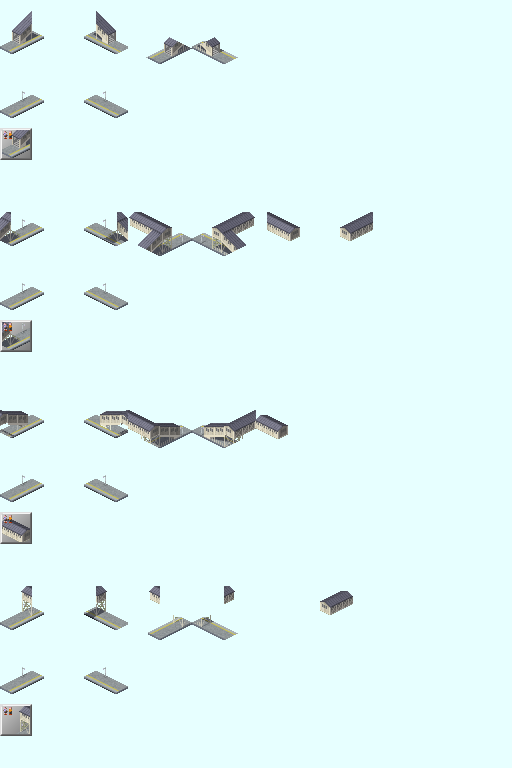
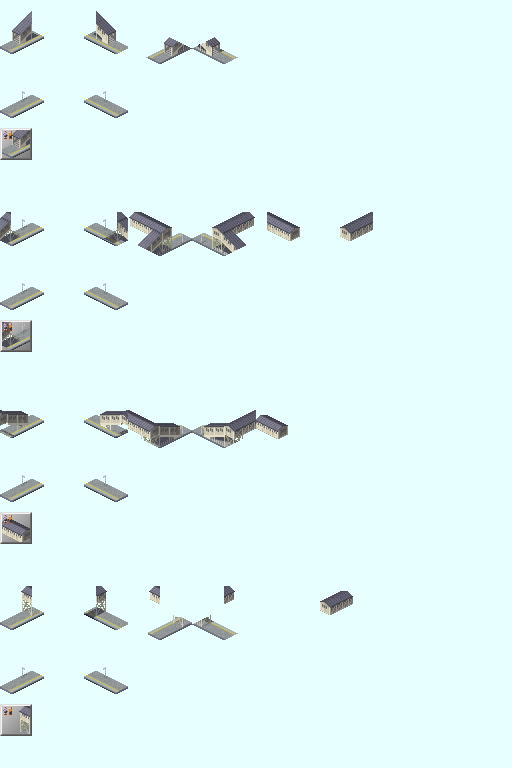
Two versions of the same layered image (512 × 768). Layer-by-layer changes:
added layer "貼り付けられたレイヤー #70" above "貼り付けられたレイヤー #69" over [192, 617, 206, 624]
added layer "貼り付けられたレイヤー #69" above "Back_2" over [192, 41, 206, 48]
